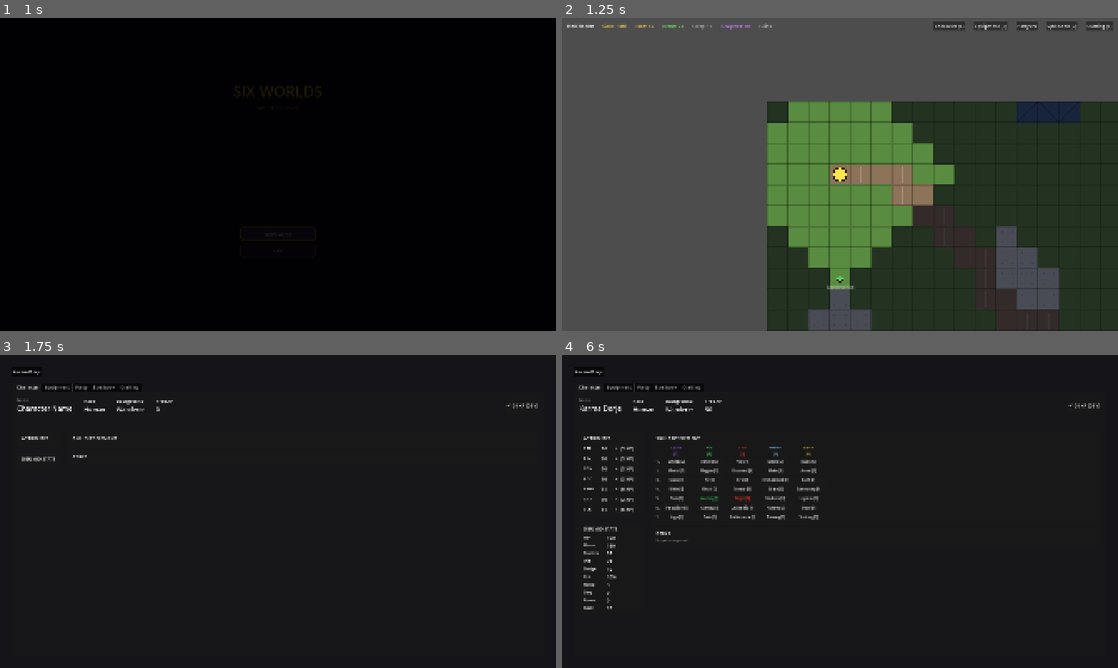
Above: before the commit, frames 1-4 (two rows, left to right).
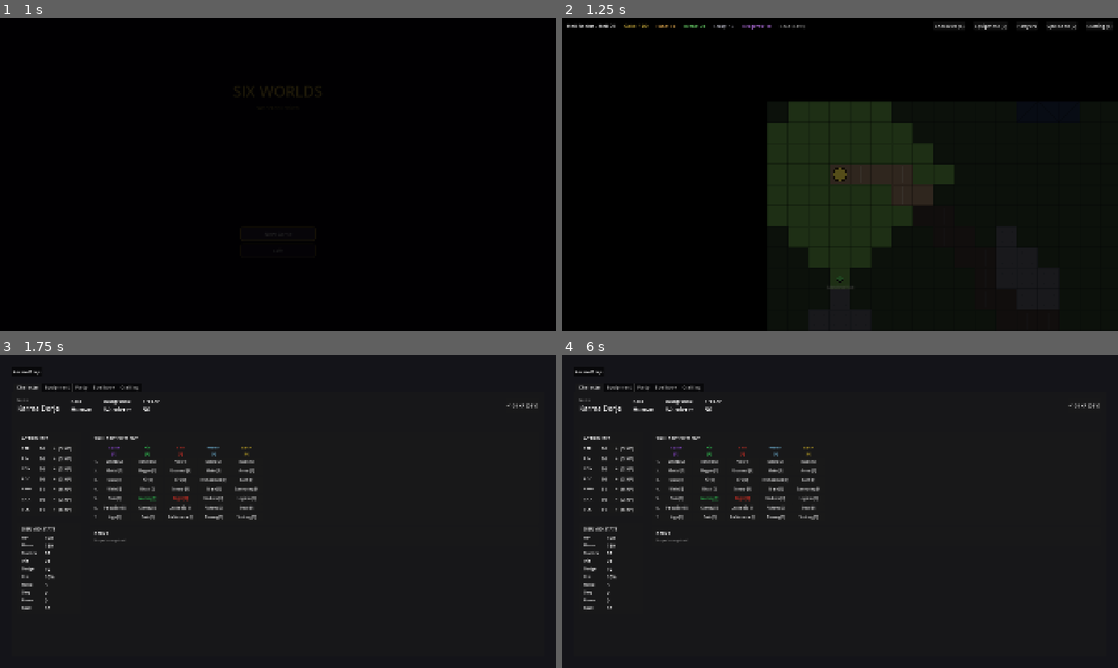
Above: after the commit, the same moments.

Repository: olstach/six_worlds
Game: Godot game, scene res://scenes/ui/title_screen.tscn
Same seed, same stepped clock (60 frames per second), same inputs: the game is played once before the commit and once after it.
Inputs (mouse positions are in pixels of both pictures, inside the frame that each line leads up to):
- Up to frame 1 (1 s): click "New Game" at 0.5 s
- Up to frame 2 (1.25 s): no input
- Up to frame 3 (1.75 s): tap Enter at 1.25 s; move the mouse to (400, 495) at 1.27 s; hold Right from 1.28 s (still down); tap C at 1.35 s; click (400, 495) at 1.42 s
- Up to frame 4 (6 s): release Right at 2 s; click "Character (C)" at 2 s; click "Equipment (E)" at 2.75 s; click "Party (P)" at 3.5 s; click "Spellbook (S)" at 4.25 s; click "Crafting (C)" at 5 s; click "Karma Dorje" at 5.75 s

Frame 1 is identical in both runs. In frame 2, 100% of the frame differs, in the area x 0-100%, y 0-100%; in frame 3, 2.6%; in frame 4, nothing differs.
Error before the commit: Parse Error: Cannot infer the type of "race_display" variable because the value doesn't have a set type. (res://scripts/ui/companion_recruit_popup.gd:15)

Commit message:
added first batch of companions for hell

Diff:
--- a/scripts/autoload/companion_system.gd
+++ b/scripts/autoload/companion_system.gd
@@ -174,7 +174,7 @@
 	var school_pool: Array[String] = []
 	for skill in build_weights.keys():
 		if skill in SKILL_TO_SCHOOL:
-			var school := SKILL_TO_SCHOOL[skill]
+			var school: String = SKILL_TO_SCHOOL[skill]
 			var weight: int = int(build_weights[skill])
 			for _i in range(weight):
 				school_pool.append(school)
@@ -426,7 +426,7 @@
 		if key in dynamic_weights:
 			dynamic_weights[key] = overflow[key] + 1
 
-	var to_spend := companion.get("free_xp", 0)
+	var to_spend: int = companion.get("free_xp", 0)
 	if to_spend <= 0:
 		return
 	_auto_distribute(companion, to_spend, dynamic_weights)
--- a/scripts/autoload/game_state.gd
+++ b/scripts/autoload/game_state.gd
@@ -101,6 +101,7 @@
 }
 
 func _ready() -> void:
+	RenderingServer.set_default_clear_color(Color.BLACK)
 	print("GameState initialized")
 
 ## Defeat a world's boss and unlock the next world
--- a/scripts/ui/companion_recruit_popup.gd
+++ b/scripts/ui/companion_recruit_popup.gd
@@ -12,8 +12,10 @@
 
 func show_companion(companion: Dictionary) -> void:
 	name_label.text = companion.get("name", "Companion")
-	var race_display := companion.get("race", "").replace("_", " ").capitalize()
-	var bg_display := companion.get("background", "").replace("_", " ").capitalize()
+	var race_display: String = companion.get("race", "")
+	race_display = race_display.replace("_", " ").capitalize()
+	var bg_display: String = companion.get("background", "")
+	bg_display = bg_display.replace("_", " ").capitalize()
 	identity_label.text = race_display + " · " + bg_display
 	flavor_label.text = companion.get("flavor_text", "")
 	show()
--- a/scripts/ui/main_menu.gd
+++ b/scripts/ui/main_menu.gd
@@ -313,7 +313,7 @@
 	# Disable if can't afford
 	var target = _current_character if not _current_character.is_empty() else CharacterSystem.get_player()
 	var is_companion := target.has("companion_id")
-	var spendable := target.get("free_xp", 0) if is_companion else target.get("xp", 0)
+	var spendable: int = target.get("free_xp", 0) if is_companion else target.get("xp", 0)
 	if spendable < cost:
 		upgrade_btn.disabled = true
 
Not shown, added: scripts/autoload/companion_system.gd.uid
Not shown, added: scripts/ui/companion_recruit_popup.gd.uid
